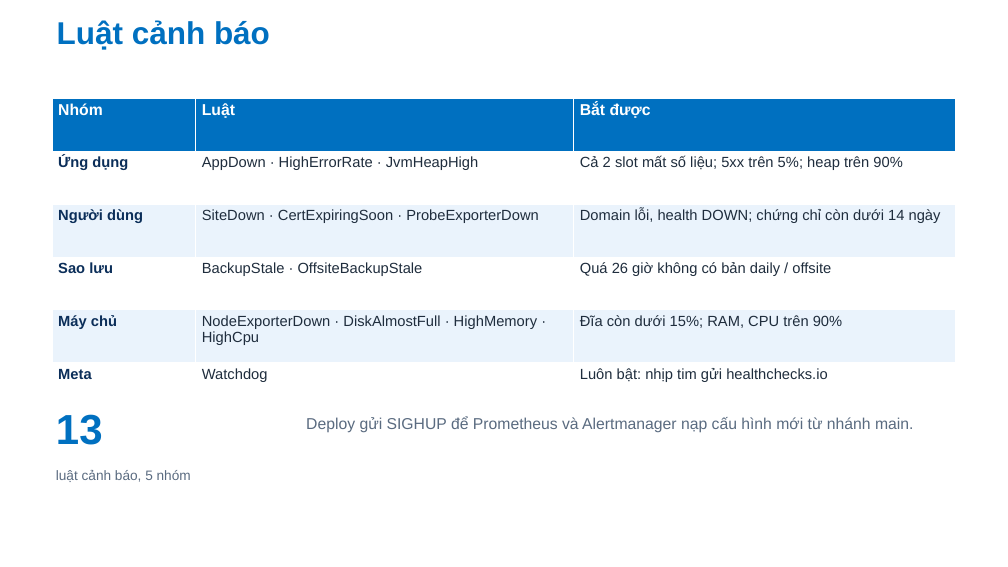
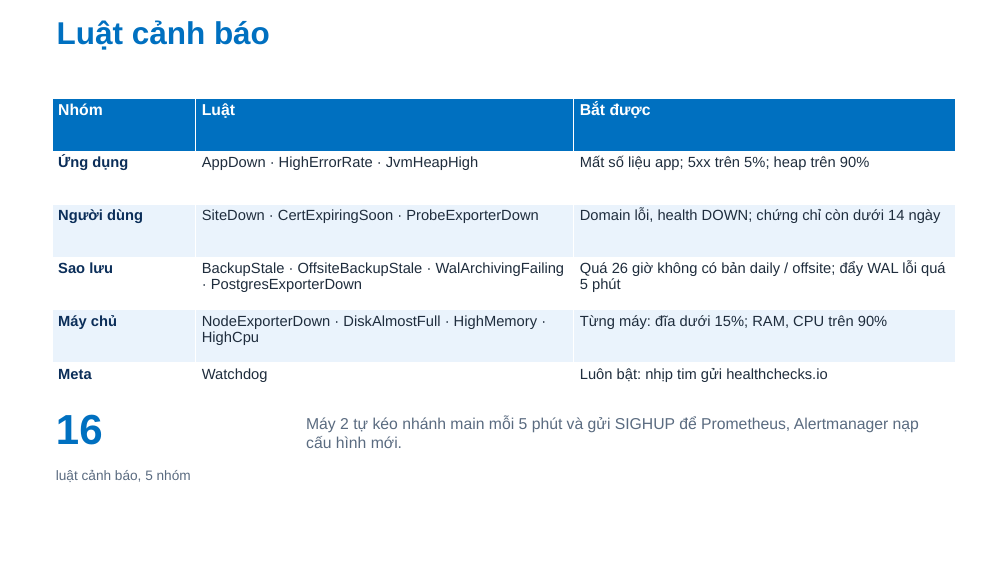
Before and after one commit to Anpham120/restaurant-management-system, a slide deck: slide 17 of docs/bao-cao/Slide_TrienKhaiPhanMem_AtlasRestaurant.pptx (slide 18 before the commit). Drawn at 1008x567 pixels with LibreOffice and Linux fonts; fonts in the diff are those of the drawing; background and template pictures are left out. Boxes give left, top, right and bottom in pixels: in the first picture for what was removed or moved away, otherwise in the second. Text is boxed around its words. In the diff, an @@ line names an element or a change of style, - is before the commit and + after.

```diff
--- a/docs/bao-cao/Slide_TrienKhaiPhanMem_AtlasRestaurant.pptx
+++ b/docs/bao-cao/Slide_TrienKhaiPhanMem_AtlasRestaurant.pptx
@@ table at (x1=52, y1=98, x2=956, y2=416) @@
-row 2, column 3: Cả 2 slot mất số liệu; 5xx trên 5%; heap trên 90%
+row 2, column 3: Mất số liệu app; 5xx trên 5%; heap trên 90%
-row 4, column 2: BackupStale · OffsiteBackupStale
+row 4, column 2: BackupStale · OffsiteBackupStale · WalArchivingFailing · PostgresExporterDown
-row 4, column 3: Quá 26 giờ không có bản daily / offsite
+row 4, column 3: Quá 26 giờ không có bản daily / offsite; đẩy WAL lỗi quá 5 phút
-row 5, column 3: Đĩa còn dưới 15%; RAM, CPU trên 90%
+row 5, column 3: Từng máy: đĩa dưới 15%; RAM, CPU trên 90%
@@ text at (x1=56, y1=414, x2=103, y2=445): text changed @@
-13
+16
@@ text at (x1=306, y1=417, x2=919, y2=448): text changed @@
-Deploy gửi SIGHUP để Prometheus và Alertmanager nạp cấu hình mới từ nhánh main.
+Máy 2 tự kéo nhánh main mỗi 5 phút và gửi SIGHUP để Prometheus, Alertmanager nạp cấu hình mới.
```
Also in this commit, not shown: 18 other slides changed, 1 slide added, 2 slides removed, 3 other files.
